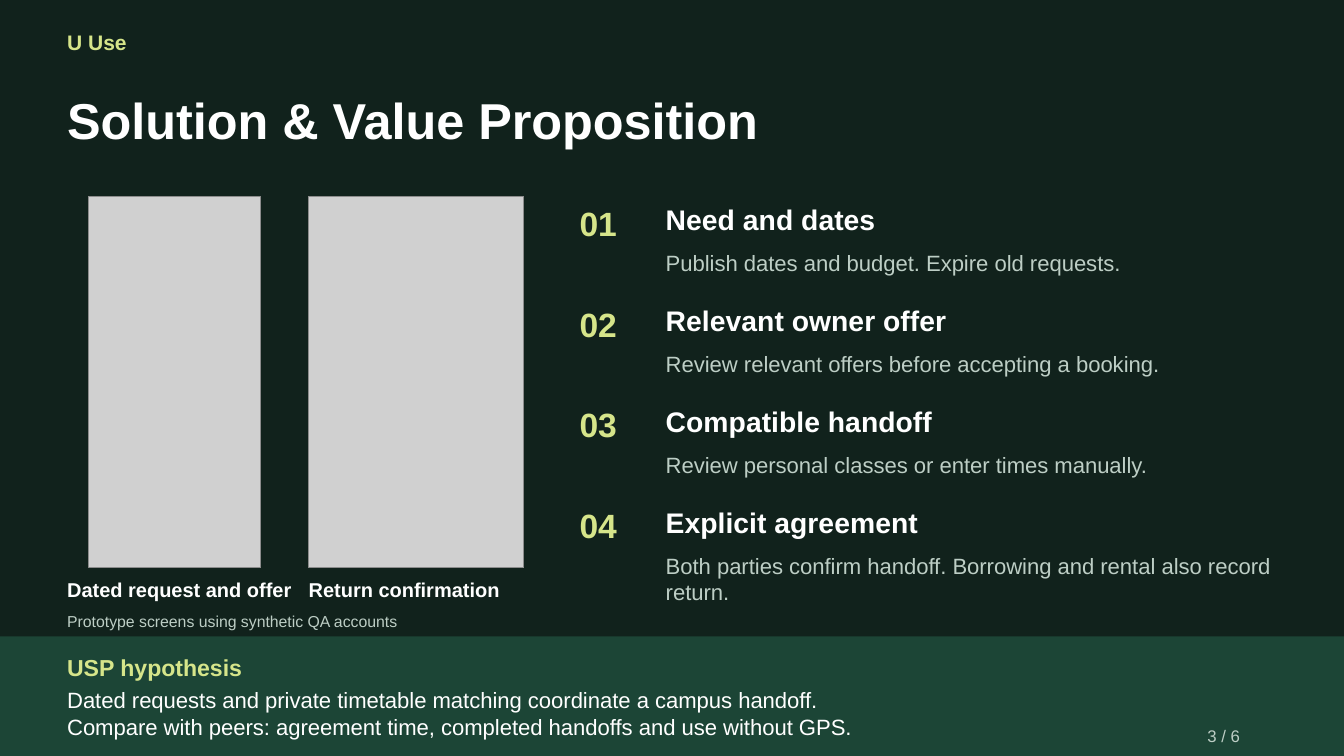
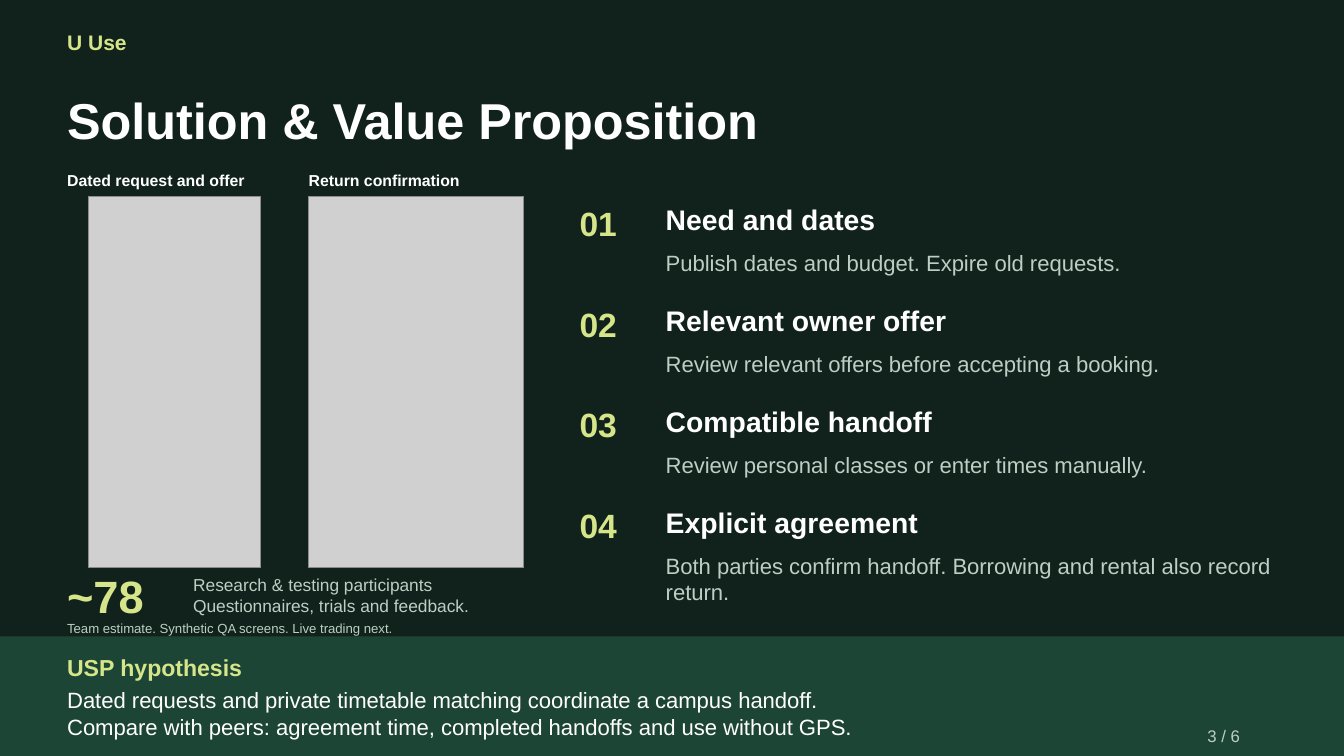
Before and after one commit to Rita020903/U-Use, a slide deck: slide 3 of A1_Current/UUse_A1_6_Slides.pptx. Drawn at 1344x756 pixels with LibreOffice and Linux fonts; fonts in the diff are those of the drawing; grey boxes stand for pictures. Boxes give left, top, right and bottom in pixels: in the first picture for what was removed or moved away, otherwise in the second. Text is boxed around its words. In the diff, an @@ line names an element or a change of style, - is before the commit and + after.

Commit message:
Clarify A1 research participation and low-use scenarios

```diff
--- a/A1_Current/UUse_A1_6_Slides.pptx
+++ b/A1_Current/UUse_A1_6_Slides.pptx
@@ text "Dated request and offer" moved from (x1=67, y1=582, x2=291, y2=601) to (x1=67, y1=174, x2=244, y2=190) @@
@@ text "Dated request and offer" at (x1=67, y1=174, x2=244, y2=190): size 14.2 to 11.2 pt @@
@@ text "Return confirmation" at (x1=309, y1=174, x2=460, y2=186): size 14.2 to 11.2 pt @@
@@ text "Return confirmation" moved from (x1=309, y1=582, x2=500, y2=598) to (x1=309, y1=174, x2=460, y2=186) @@
@@ text added at (x1=67, y1=581, x2=144, y2=614), 32.2 pt, text #D6E58A, bold @@
+~78
@@ text added at (x1=193, y1=578, x2=469, y2=616), 12.4 pt, text #BDCEC5 @@
+Research & testing participants
+Questionnaires, trials and feedback.
@@ text at (x1=67, y1=623, x2=392, y2=636): text changed; size 11.2 to 9.4 pt @@
-Prototype screens using synthetic QA accounts
+Team estimate. Synthetic QA screens. Live trading next.
```
Also in this commit, not shown: 3 other slides changed, 8 other files.
